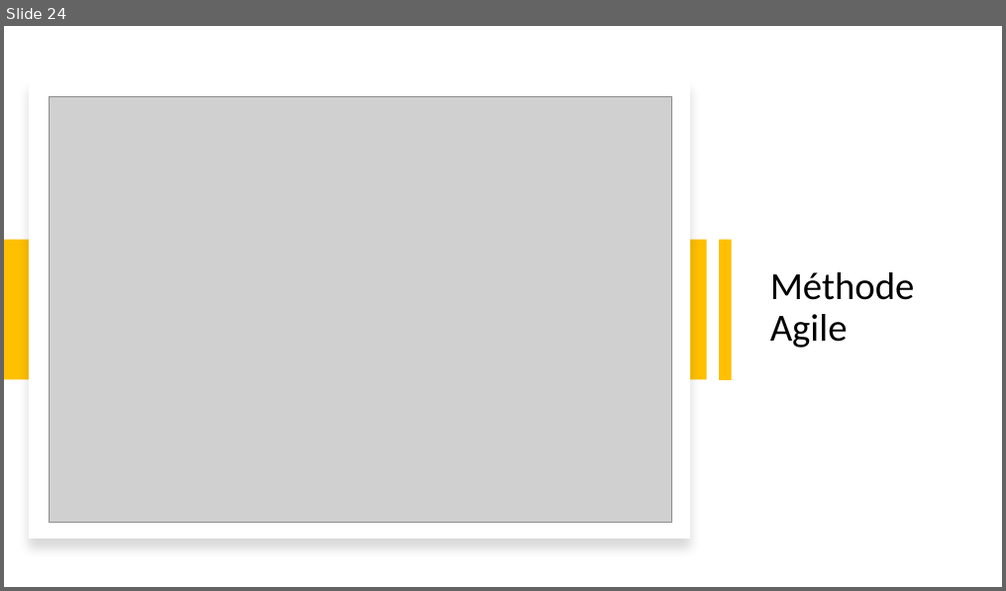
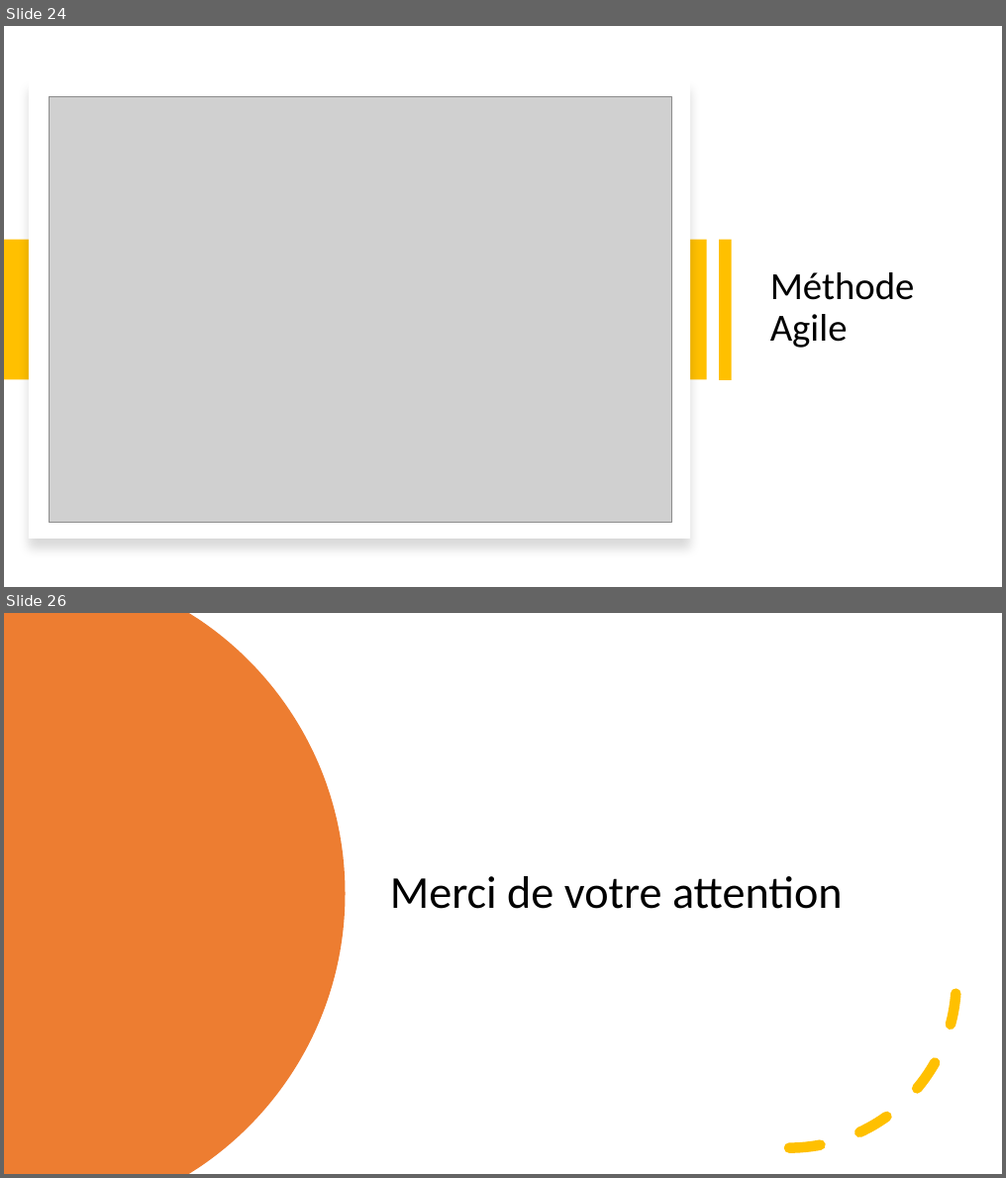
Before and after one commit to neopolitan2012/PT-LPBDD, a slide deck: Soutenance_PT.pptx. Shown one above the other, each under a label of ours: slide 24 before the commit, slides 24 and 26 after it; the slides between them are not shown. The pictures are 1006x591 and 1006x1178 pixels, drawn with LibreOffice and Linux fonts; fonts in the diff are those of the drawing; grey boxes stand for pictures. Boxes give left, top, right and bottom in pixels: in the first picture for what was removed or moved away, otherwise in the second. Text is boxed around its words. In the diff, an @@ line names an element or a change of style, - is before the commit and + after.

```diff
--- a/Soutenance_PT.pptx
+++ b/Soutenance_PT.pptx
@@ slide 26 added at box(4, 613, 1002, 1174), background #FFFFFF @@
@@ freeform shape added at box(4, 613, 346, 1174), fill #ED7D31 @@
@@ arc (boxed as its full ellipse) added at box(623, 814, 957, 1149), outline #FFC000 10 pt dashed @@
@@ title added at box(390, 876, 843, 909), 44 pt, text #000000 @@
+Merci de votre attention
```
Also in this commit, not shown: 1 slide changed.
